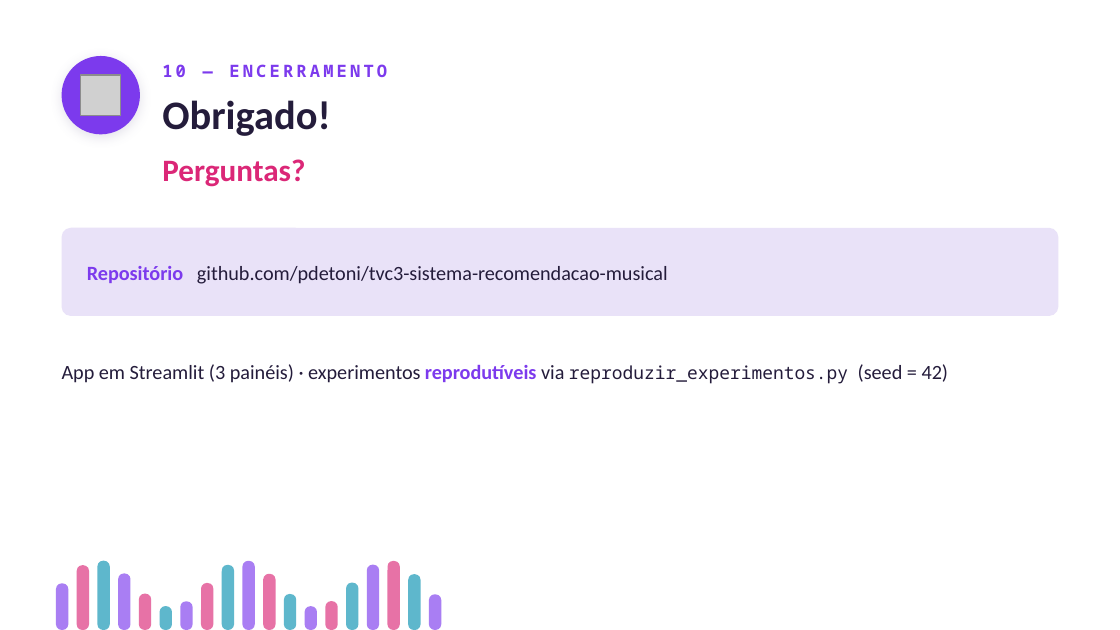
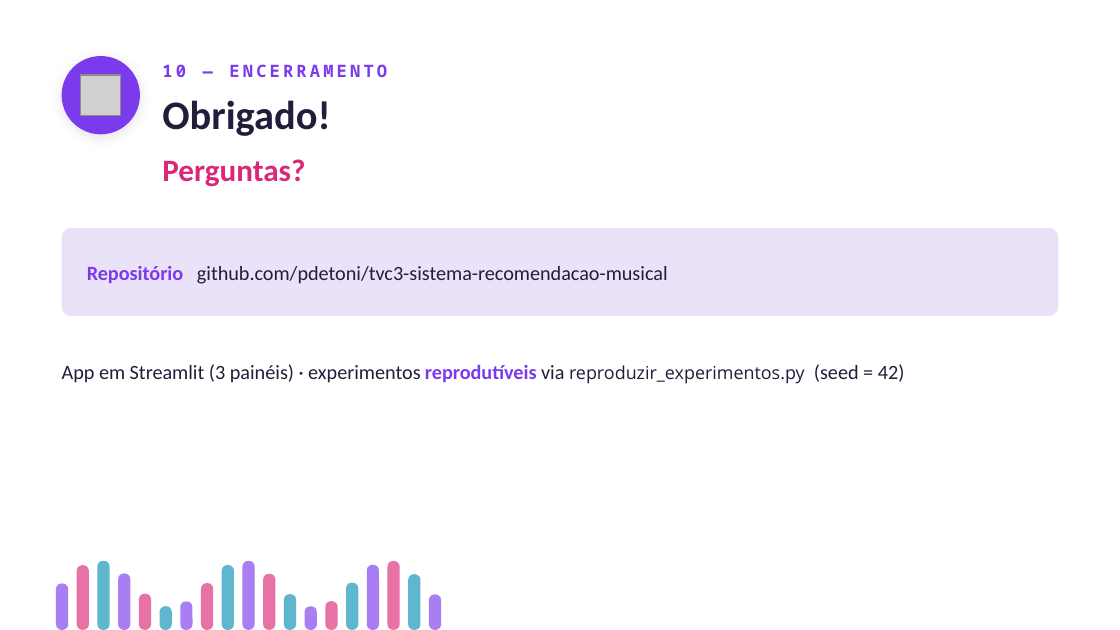
Before and after one commit to pdetoni/tvc3-sistema-recomendacao-musical, a slide deck: slide 5 of apresentacao tvc3.2.pptx. Drawn at 1120x630 pixels with LibreOffice and Linux fonts; fonts in the diff are those of the drawing; grey boxes stand for pictures. Boxes give left, top, right and bottom in pixels: in the first picture for what was removed or moved away, otherwise in the second. Text is boxed around its words. In the diff, an @@ line names an element or a change of style, - is before the commit and + after.

Commit message:
docs: ajuste de fonte no slide de encerramento (Parte 3.2)

```diff
--- a/apresentacao tvc3.2.pptx
+++ b/apresentacao tvc3.2.pptx
@@ text "App em Streamlit (3 painéis) ..." at [62,364,905,384]: font Noto Sans Mono to Open Sans in "reproduzir_experimentos.py" @@
```
Also in this commit, not shown: 1 other file.
